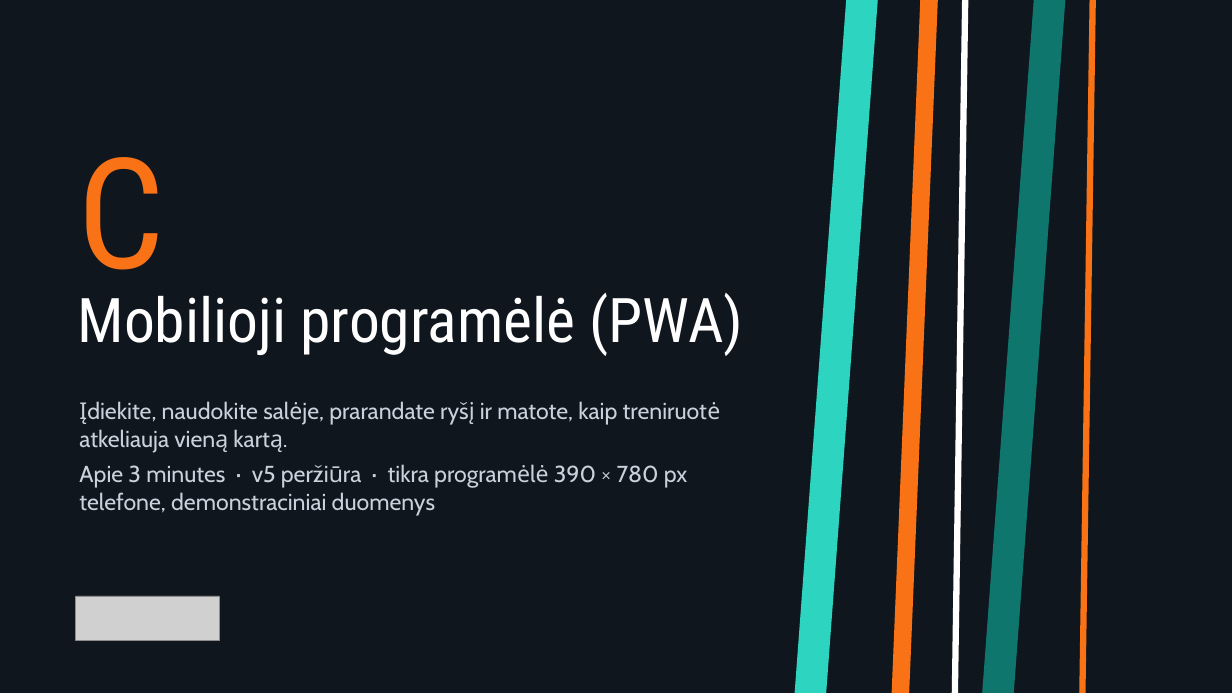
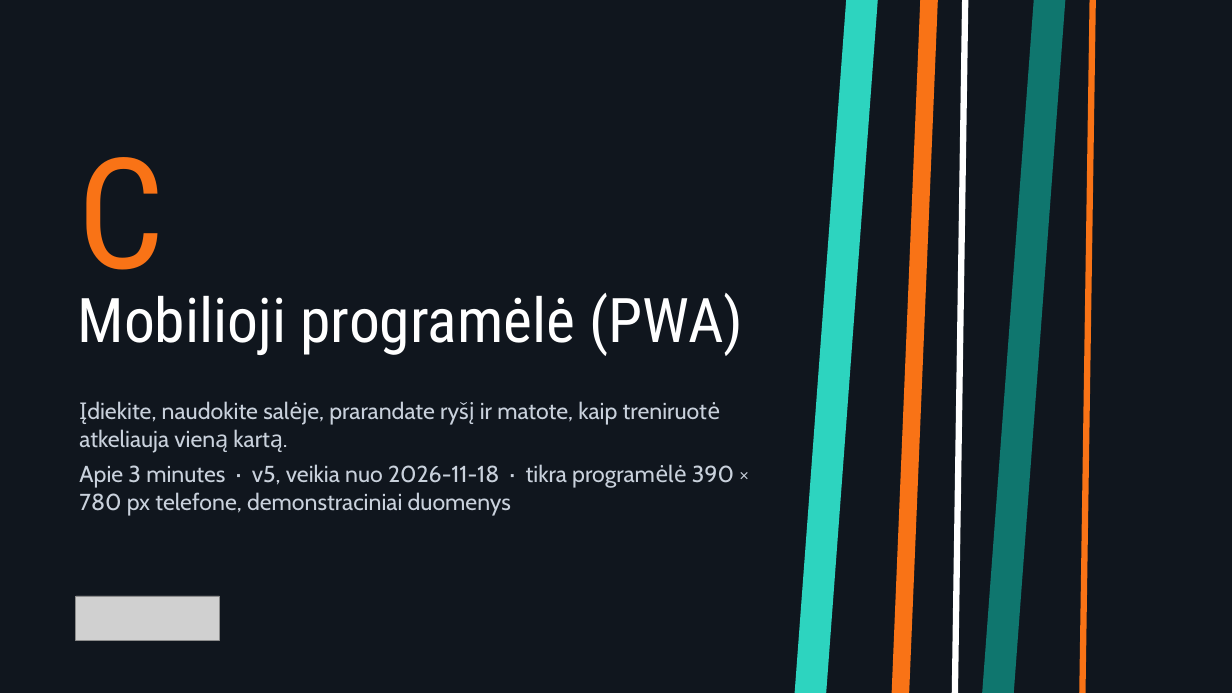
Before and after one commit to mse1987319-png/workout-log, a slide deck: slide 41 of _task/results/Logify_LT.pptx. Drawn at 1232x693 pixels with LibreOffice and Linux fonts; fonts in the diff are those of the drawing; grey boxes stand for pictures. Boxes give left, top, right and bottom in pixels: in the first picture for what was removed or moved away, otherwise in the second. Text is boxed around its words. In the diff, an @@ line names an element or a change of style, - is before the commit and + after.

```diff
--- a/_task/results/Logify_LT.pptx
+++ b/_task/results/Logify_LT.pptx
@@ text at bbox=[79, 464, 734, 516]: text changed @@
-Apie 3 minutes · v5 peržiūra · tikra programėlė 390 × 780 px telefone, demonstraciniai duomenys
+Apie 3 minutes · v5, veikia nuo 2026-11-18 · tikra programėlė 390 × 780 px telefone, demonstraciniai duomenys
```
Also in this commit, not shown: 1 other slide changed, 2 other files.
